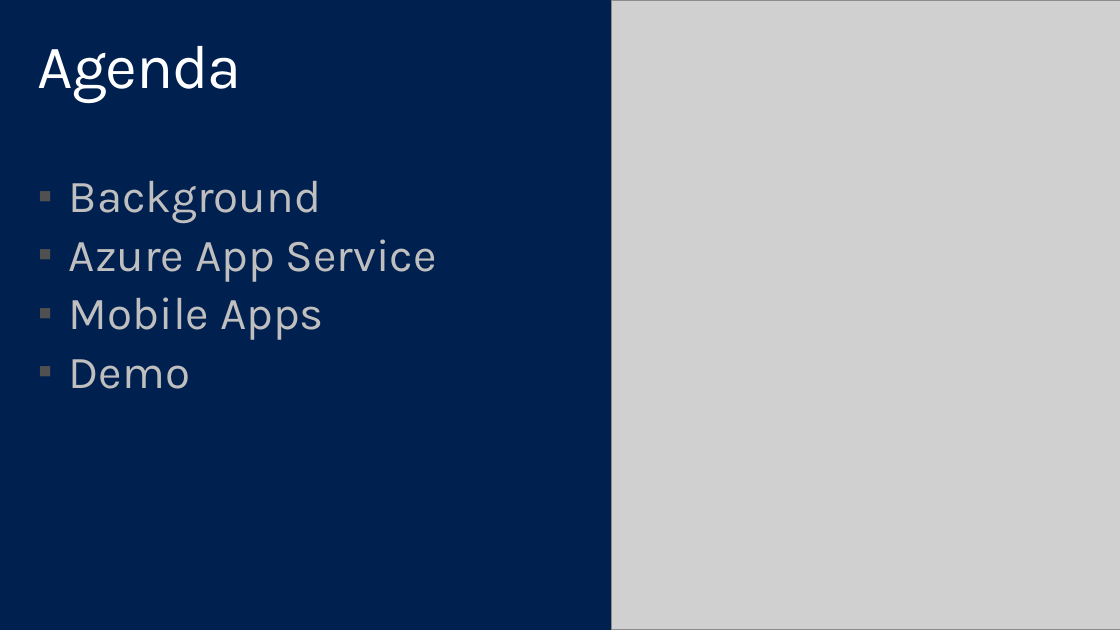
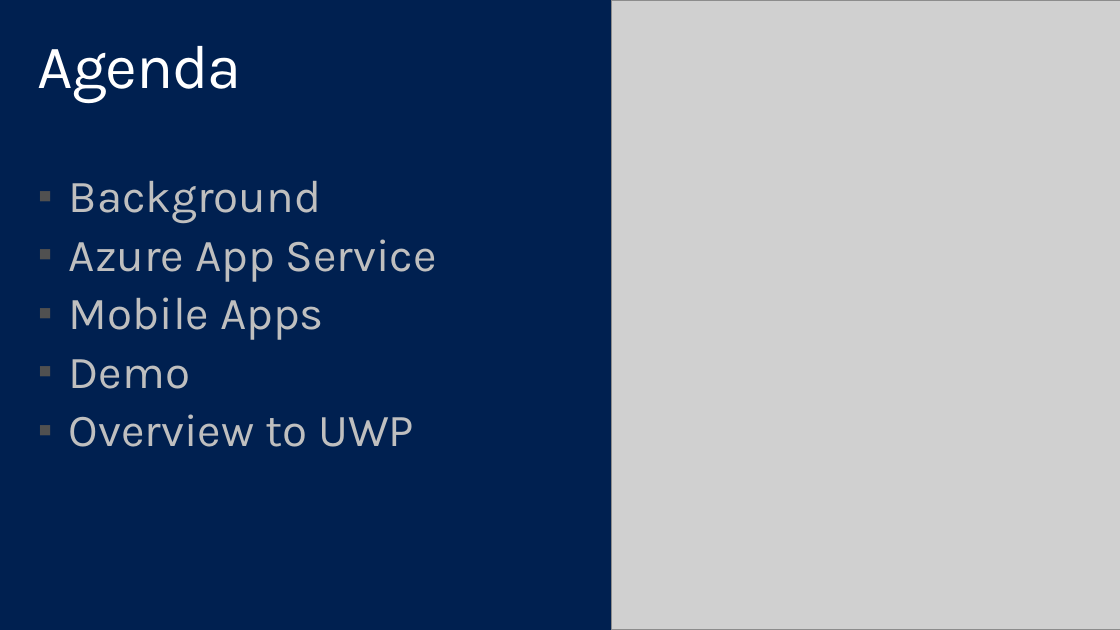
Before and after one commit to kunal-chowdhury/Public-Speakings, a slide deck: slide 2 of 20161112-12-Nov-2016, Microsoft Azure MVP Bootcamp/Azure App Services and Universal Windows Platform.pptx. Drawn at 1120x630 pixels with LibreOffice and Linux fonts; fonts in the diff are those of the drawing; grey boxes stand for pictures; background and template pictures are left out. Boxes give left, top, right and bottom in pixels: in the first picture for what was removed or moved away, otherwise in the second. Text is boxed around its words. In the diff, an @@ line names an element or a change of style, - is before the commit and + after.

```diff
--- a/20161112-12-Nov-2016, Microsoft Azure MVP Bootcamp/Azure App Services and Universal Windows Platform.pptx
+++ b/20161112-12-Nov-2016, Microsoft Azure MVP Bootcamp/Azure App Services and Universal Windows Platform.pptx
@@ text at (x1=69, y1=414, x2=414, y2=447): paragraph added @@
+▪ Overview to UWP
```
Also in this commit, not shown: 1 other slide changed, 16 slides added, 2 slides removed.
